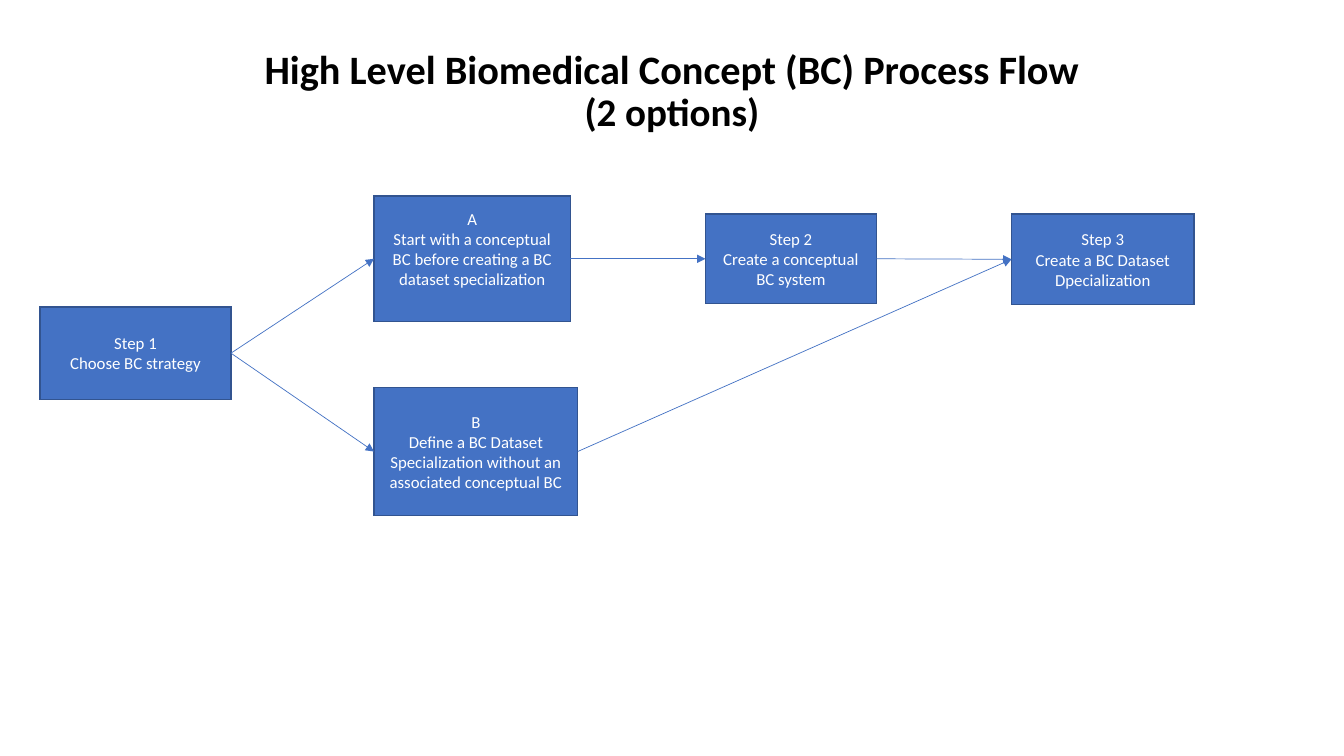
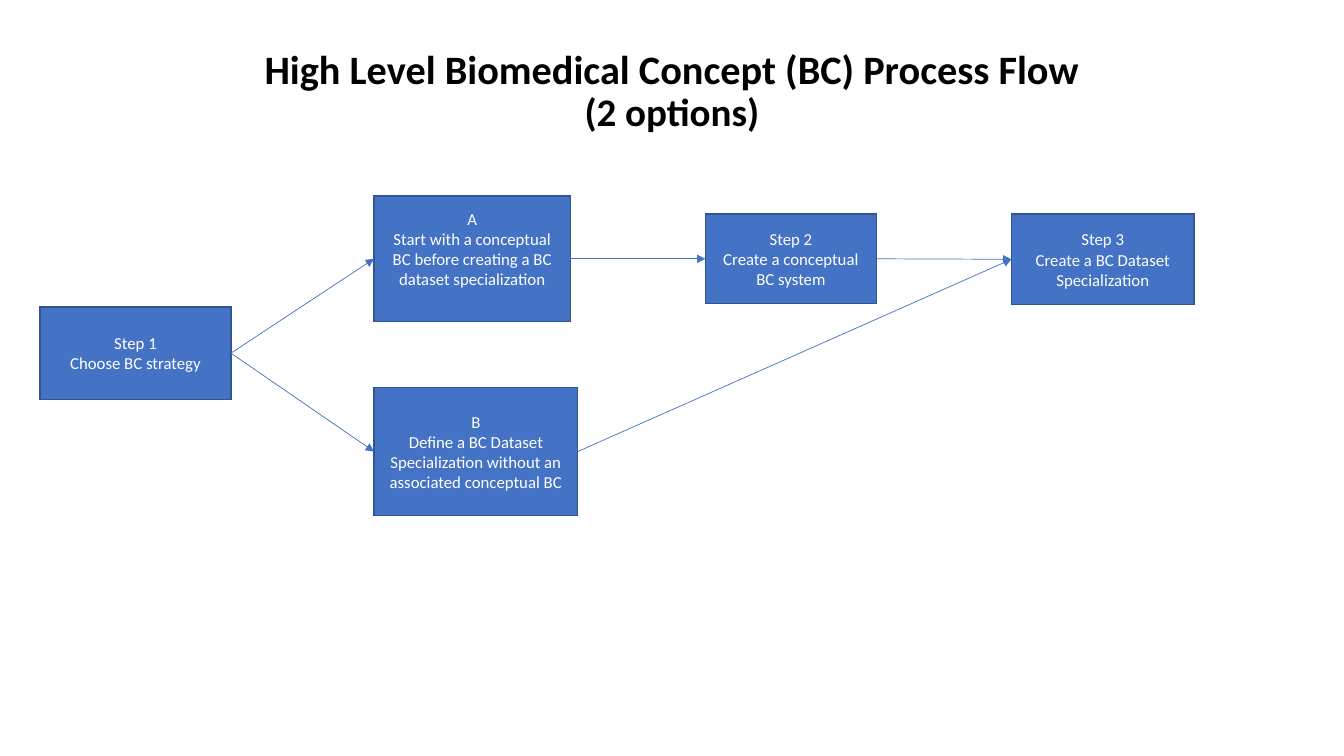
Before and after one commit to cdisc-org/COSMoS, a slide deck: slide 1 of bc_starter_package/doc/High Level Biomedical Concept Process.pptx. Drawn at 1344x756 pixels with LibreOffice and Linux fonts; fonts in the diff are those of the drawing. Boxes give left, top, right and bottom in pixels: in the first picture for what was removed or moved away, otherwise in the second. Text is boxed around its words. In the diff, an @@ line names an element or a change of style, - is before the commit and + after.

```diff
--- a/bc_starter_package/doc/High Level Biomedical Concept Process.pptx
+++ b/bc_starter_package/doc/High Level Biomedical Concept Process.pptx
@@ text in rectangle at [1036, 255, 1170, 289]: text changed @@
-Create a BC Dataset Dpecialization
+Create a BC Dataset Specialization
```
Also in this commit, not shown: 5 other files.
